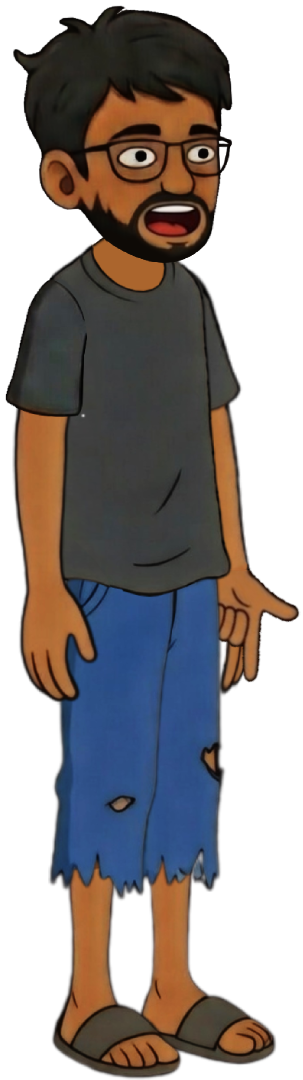
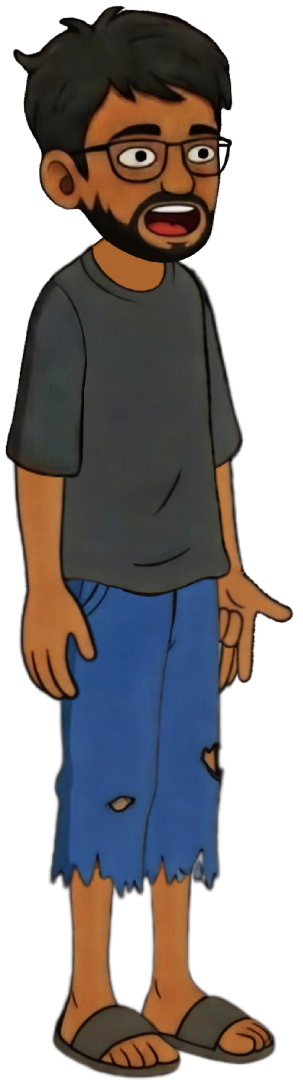
Before/after of a 303x1080 layered artwork. What changed in the layer stack:
added layer "Right Sholder" above "Right Arm" over <box>5,280,87,479</box>
added layer "Right Arm" above "Right Hand" over <box>12,421,69,588</box>
moved "Right Hand" above "C0 Head 2", painted on it over <box>5,280,100,705</box>
painted on "Body" over <box>76,260,214,430</box>
added layer "Left Sholder" above "Left Arm" over <box>173,262,245,479</box>
moved "Left Arm" above "Tick Hand", painted on it over <box>176,265,252,576</box>
painted on "Tick Hand" over <box>217,569,301,684</box>
painted on "Left Hand" over <box>217,569,256,697</box>
